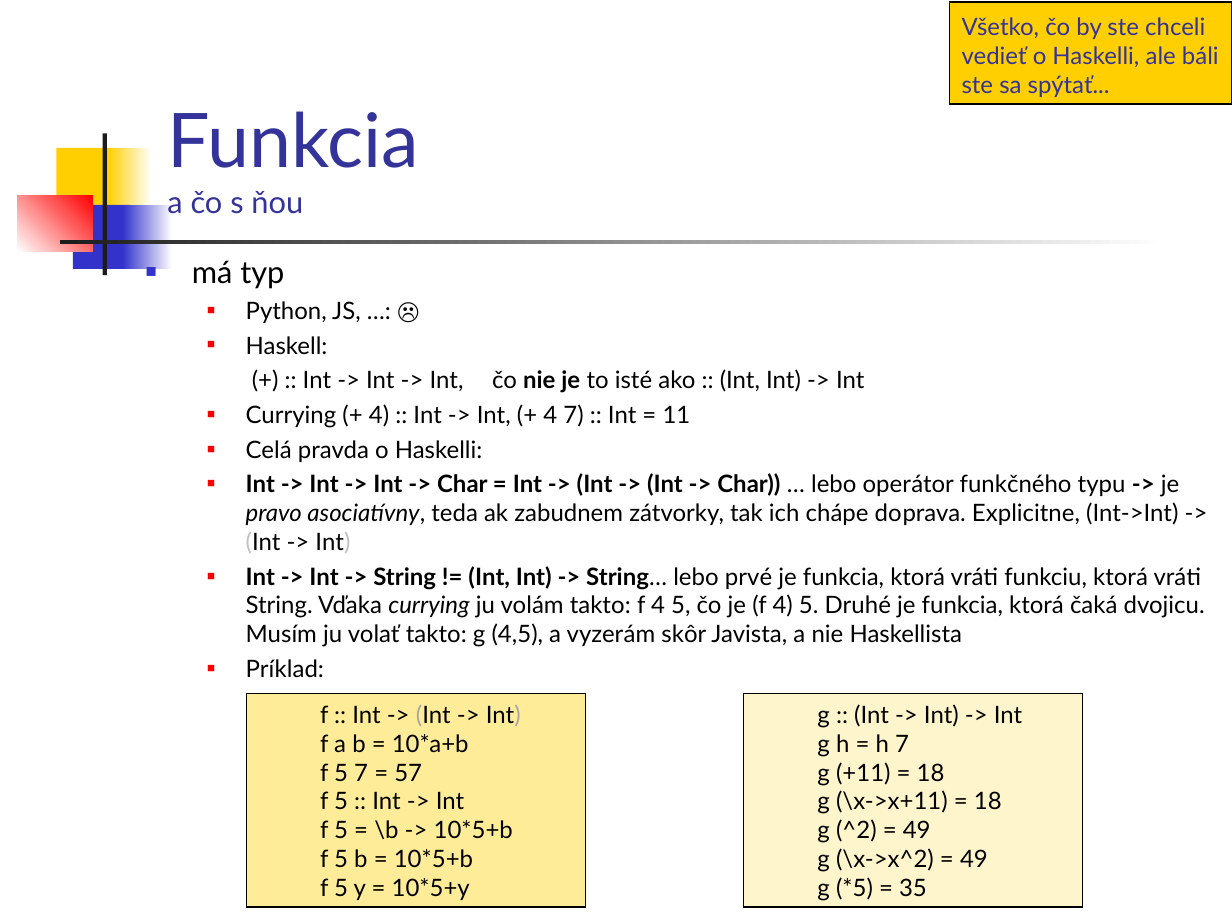
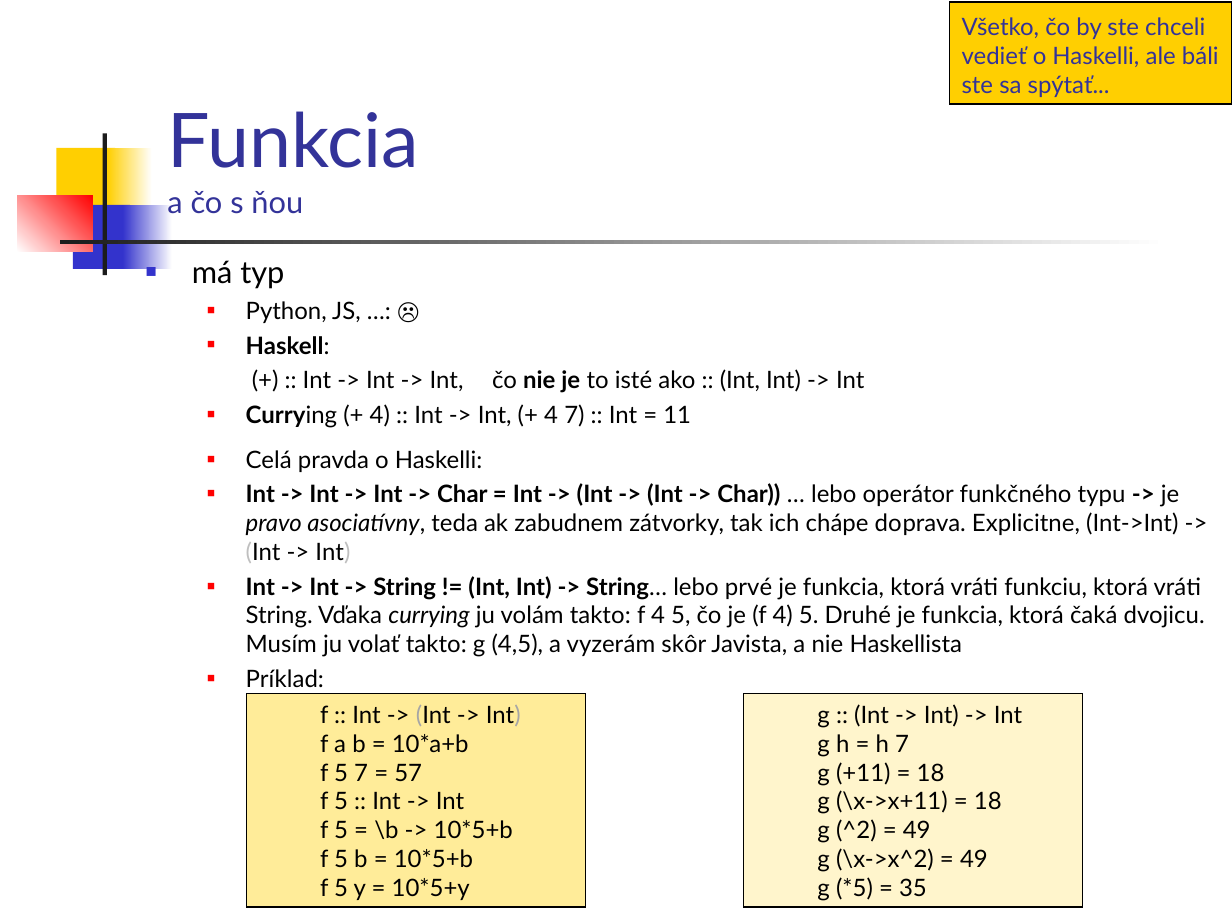
Before and after one commit to Funkcionalne/Prednasky, a slide deck: slide 4 of 02/02_fpro.ppt (slide 3 before the commit). Drawn at 1232x924 pixels with LibreOffice and Linux fonts; fonts in the diff are those of the drawing. Boxes give left, top, right and bottom in pixels: in the first picture for what was removed or moved away, otherwise in the second. Text is boxed around its words. In the diff, an @@ line names an element or a change of style, - is before the commit and + after.

```diff
--- a/02/02_fpro.ppt
+++ b/02/02_fpro.ppt
@@ text at (246, 336, 691, 428): bold on in "Haskell:", "Currying" @@
```
Also in this commit, not shown: 16 other slides changed, 2 slides added, 1 other file.
